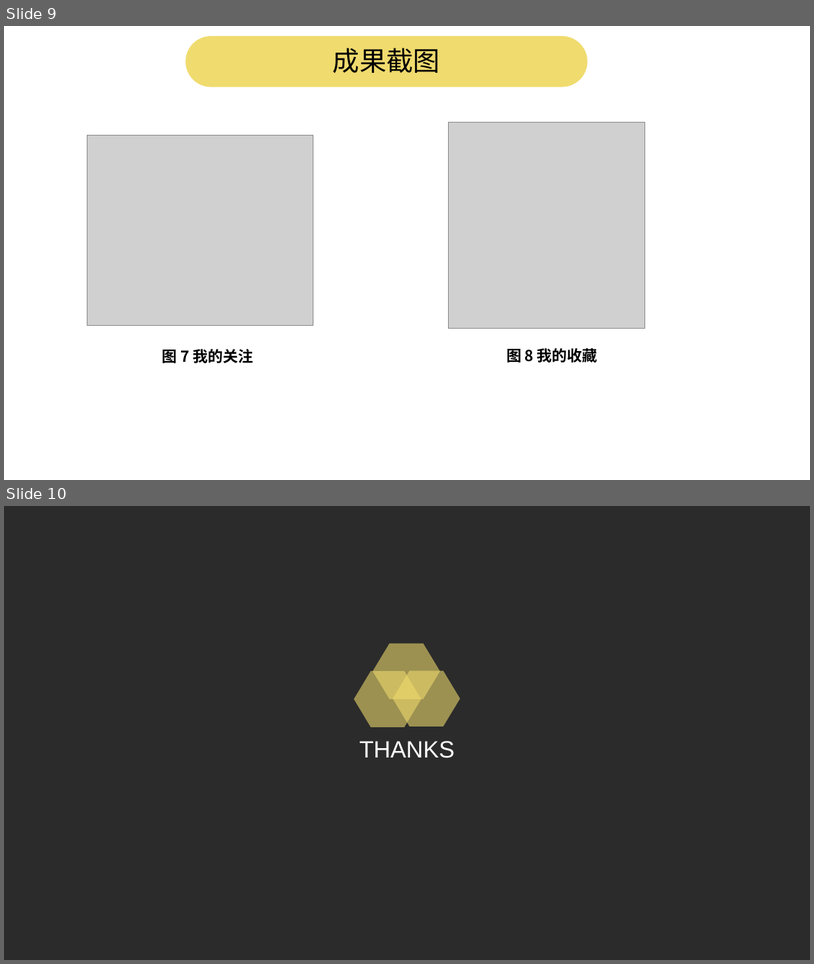
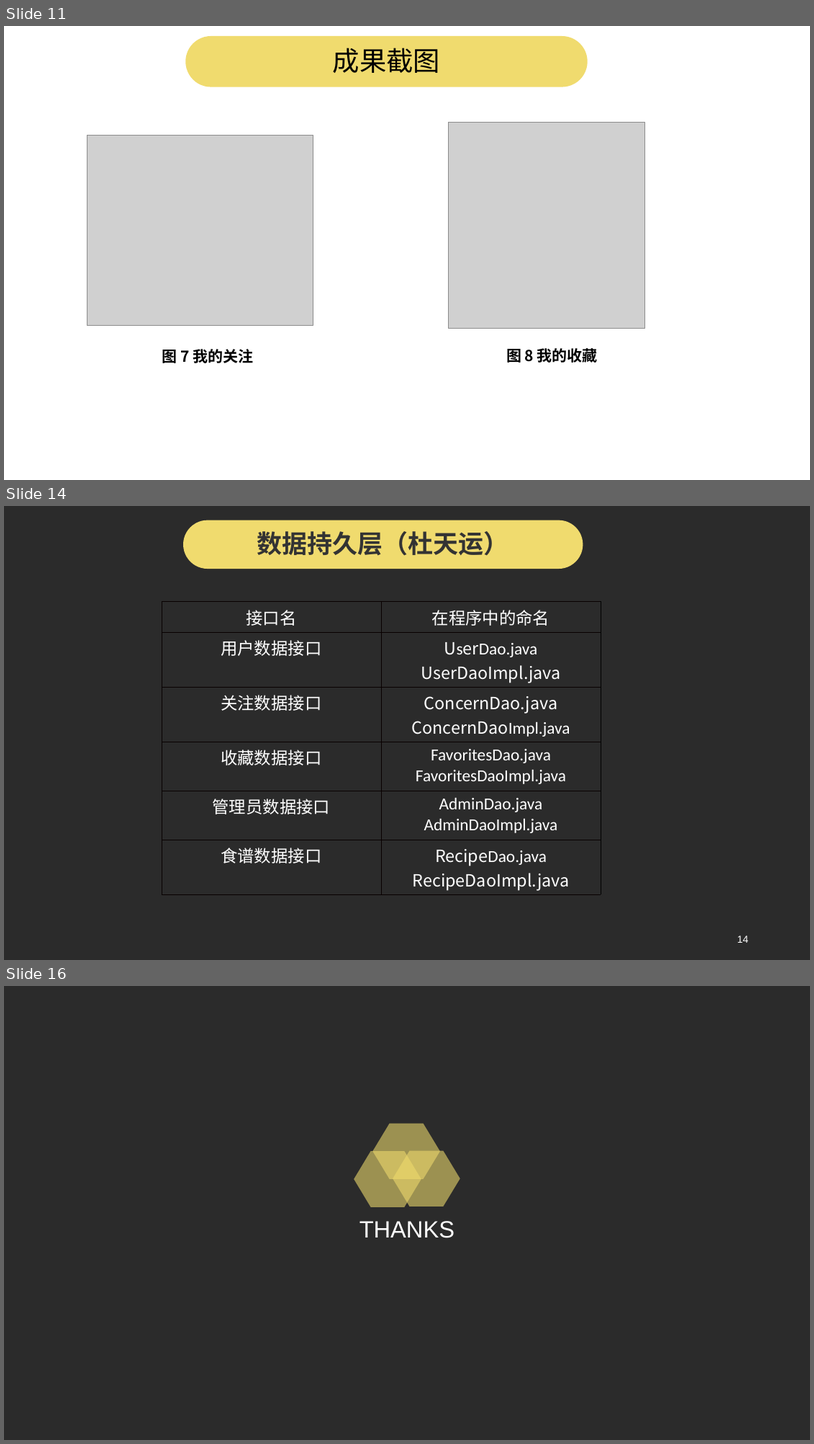
Before and after one commit to pwalan/Food_of_World, a slide deck: 实验报告/面向领域实践1成果汇报.ppt. Shown one above the other, each under a label of ours: slides 9 and 10 before the commit, slides 11, 14 and 16 after it; the slides between them are not shown. The pictures are 814x964 and 814x1444 pixels, drawn with LibreOffice and Linux fonts; fonts in the diff are those of the drawing; grey boxes stand for pictures; background and template pictures are left out; a plain dark background stands for a picture behind light text. Boxes give left, top, right and bottom in pixels: in the first picture for what was removed or moved away, otherwise in the second. Text is boxed around its words. In the diff, an @@ line names an element or a change of style, - is before the commit and + after.

```diff
--- a/实验报告/面向领域实践1成果汇报.ppt
+++ b/实验报告/面向领域实践1成果汇报.ppt
@@ slide 14 added at (x1=4, y1=506, x2=810, y2=960), background picture (left out) @@
@@ rounded rectangle added at (x1=183, y1=520, x2=583, y2=568), fill #F0DB6E, 30 pt, text #333333, bold @@
+数据持久层（杜天运）
@@ table added at (x1=162, y1=602, x2=602, y2=893), 6 rows, 2 columns @@
+接口名 | 在程序中的命名
+用户数据接口 | UserDao.java / UserDaoImpl.java
+关注数据接口 | ConcernDao.java / ConcernDaoImpl.java
+收藏数据接口 | FavoritesDao.java / FavoritesDaoImpl.java
+管理员数据接口 | AdminDao.java / AdminDaoImpl.java
+食谱数据接口 | RecipeDao.java / RecipeDaoImpl.java
@@ page number added at (x1=738, y1=935, x2=749, y2=942), 12 pt, text #FFFFFF @@
+14
@@ what was slide 9 is now slide 11 @@
@@ what was slide 10 is now slide 16 @@
```
Also in this commit, not shown: 5 other slides added, 6 other files.
